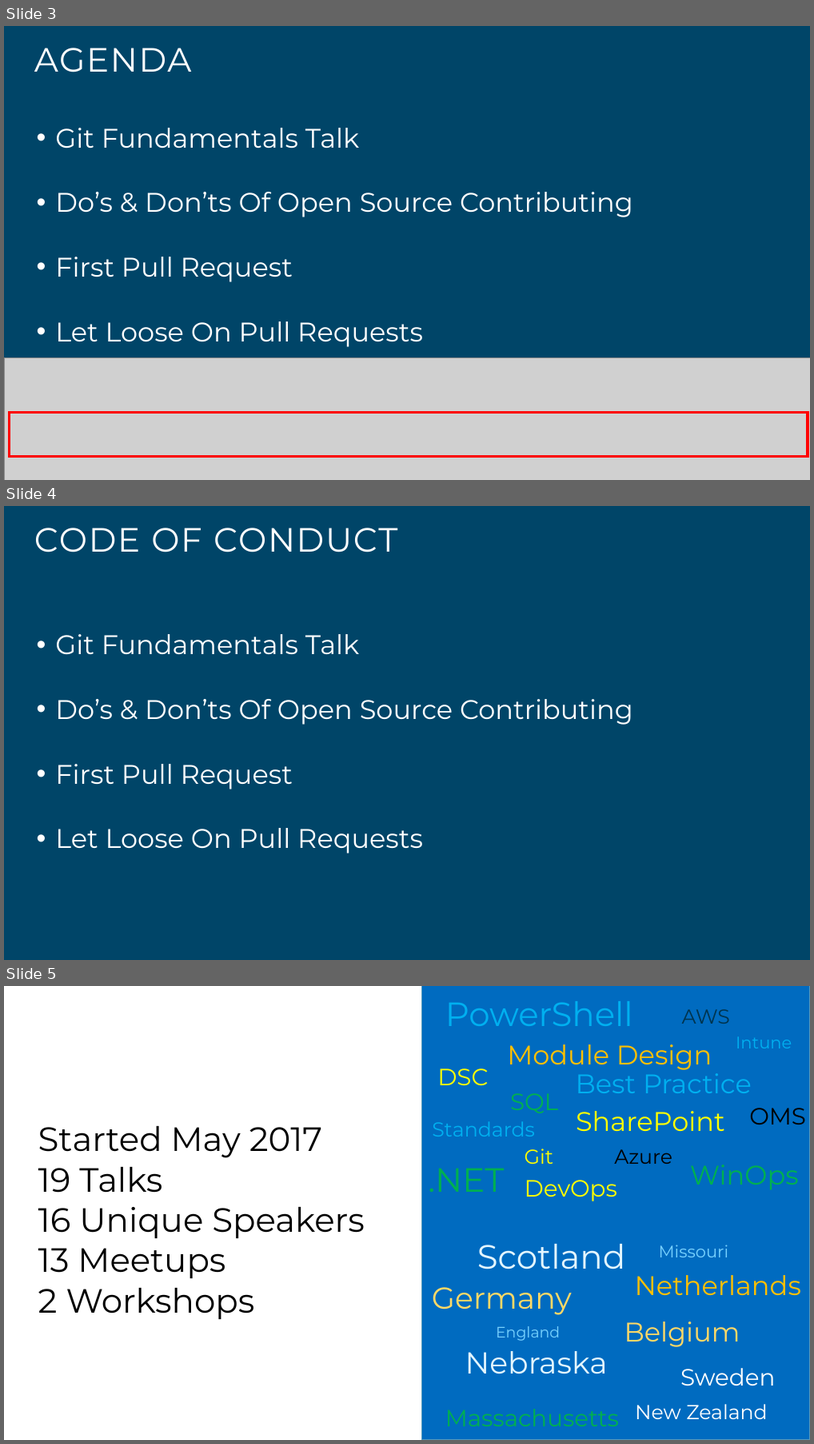
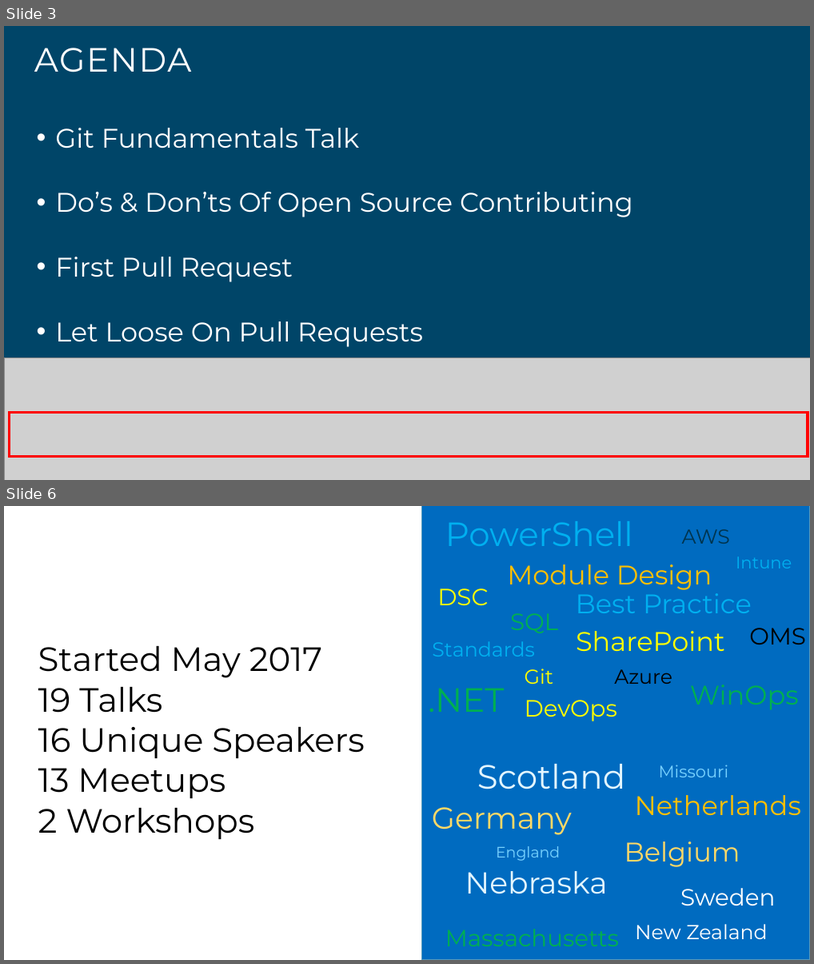
Before and after one commit to pauby/hacktoberfest-workshop, a slide deck: 2018/Hacktoberfest 2018 - Agenda.pptx. Shown one above the other, each under a label of ours: slides 3, 4 and 5 before the commit, slides 3 and 6 after it; the slides between them are not shown. The pictures are 814x1444 and 814x964 pixels, drawn with LibreOffice and Linux fonts; fonts in the diff are those of the drawing; grey boxes stand for pictures. Boxes give left, top, right and bottom in pixels: in the first picture for what was removed or moved away, otherwise in the second. Text is boxed around its words. In the diff, an @@ line names an element or a change of style, - is before the commit and + after.

```diff
--- a/2018/Hacktoberfest 2018 - Agenda.pptx
+++ b/2018/Hacktoberfest 2018 - Agenda.pptx
@@ slide 4 removed at [4, 506, 810, 960], background #004568 @@
@@ title removed at [34, 528, 398, 552] @@
-CODE OF CONDUCT
@@ text removed at [55, 634, 634, 853] @@
-• Git Fundamentals Talk
-• Do’s & Don’ts Of Open Source Contributing
-• First Pull Request
-• Let Loose On Pull Requests
@@ what was slide 5 is now slide 6 @@
```
Also in this commit, not shown: 2 slides added, 1 other file.
